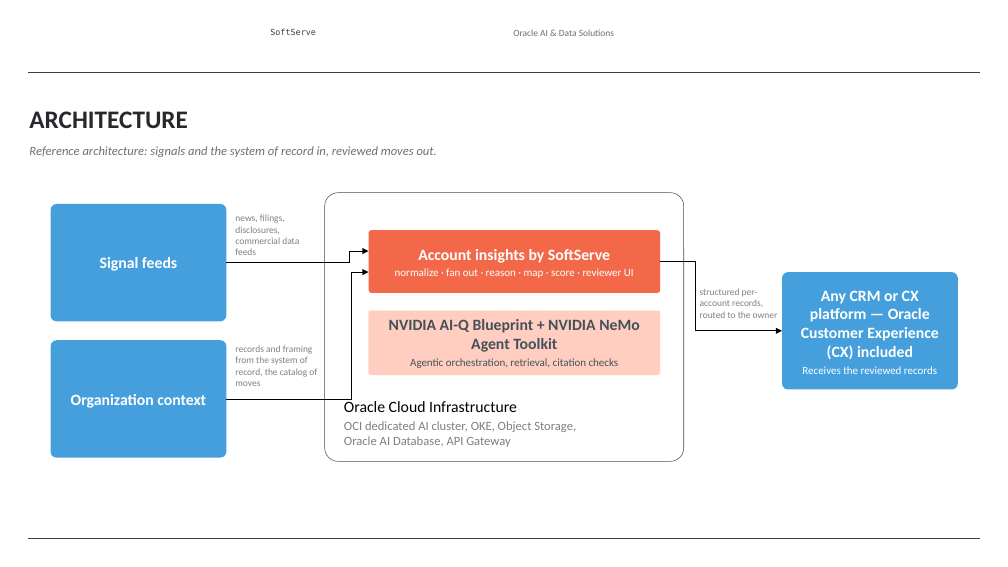
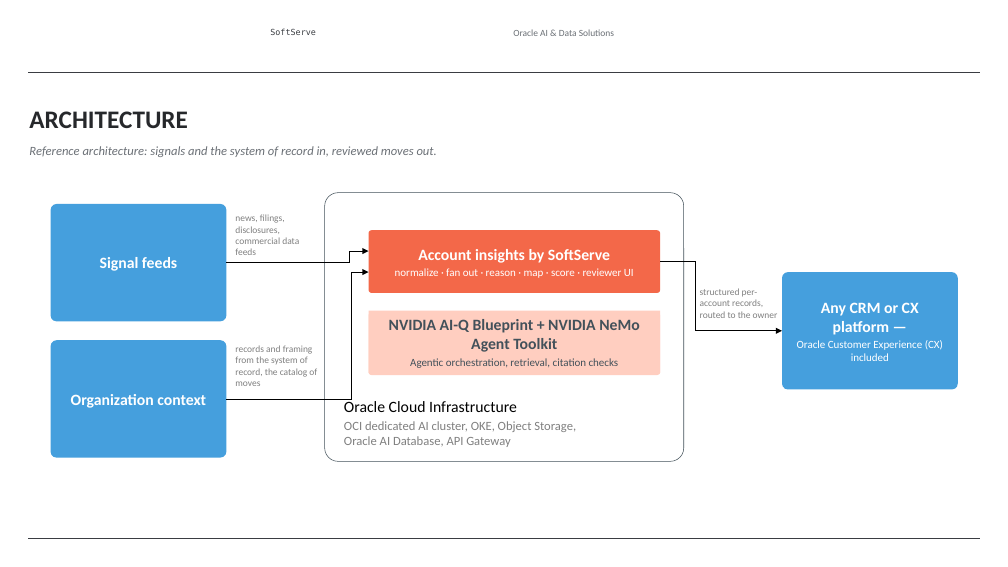
Before and after one commit to alexey-orlov/AO-Personal-OS, a slide deck: slide 8 of outputs/oracle-packs/account-insights/artifacts/account-insights-sales-deck.pptx. Drawn at 1008x567 pixels with LibreOffice and Linux fonts; fonts in the diff are those of the drawing; background and template pictures are left out. Boxes give left, top, right and bottom in pixels: in the first picture for what was removed or moved away, otherwise in the second. Text is boxed around its words. In the diff, an @@ line names an element or a change of style, - is before the commit and + after.

```diff
--- a/outputs/oracle-packs/account-insights/artifacts/account-insights-sales-deck.pptx
+++ b/outputs/oracle-packs/account-insights/artifacts/account-insights-sales-deck.pptx
@@ text in rounded rectangle at (x1=797, y1=302, x2=943, y2=361): text changed; size 15 to 10.5 pt; bold off @@
-Any CRM or CX platform — Oracle Customer Experience (CX) included
-Receives the reviewed records
+Any CRM or CX platform —
+Oracle Customer Experience (CX) included
```
Also in this commit, not shown: 6 other slides changed.
